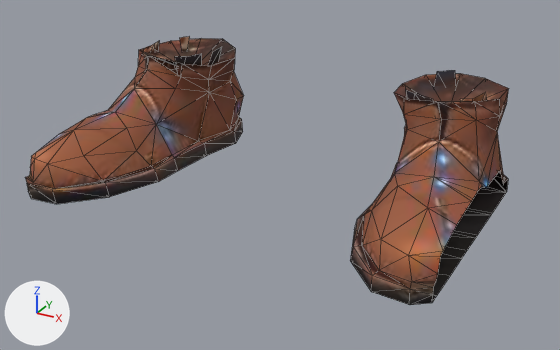
An edit to the glTF model public/models/outfits/wisp_slippers.glb, drawn before and after from the same camera.
Camera for both pictures: a 50 mm camera at (0.324, -0.632, 0.302) aimed at (0.014, -0.068, 0.02). The lights are fixed; the arrows at lower left show +X, +Y and +Z. The first picture is the older version. Mesh edges are drawn as thin lines. Where no turn or scale is listed for an object, it has been applied to the vertices. Vertices at exactly the same position are counted once.

The first picture shows 'storm_boots'.
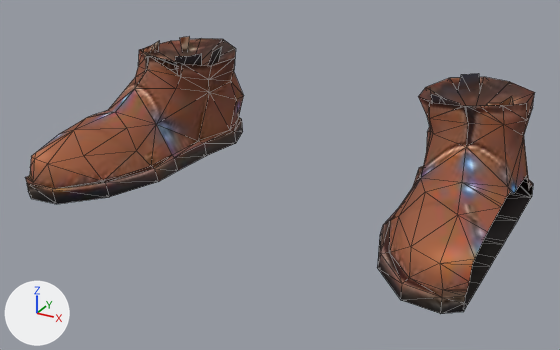
The newer file is also turned or shifted as a whole; pictures and numbers use the older file's frame.

Patch to the scene script:
```diff
--- a/public/models/outfits/wisp_slippers.glb.py
+++ b/public/models/outfits/wisp_slippers.glb.py
@@ me_storm_boots @@
 # used by ob_storm_boots; location = (0.0, 0.0, 0.0)
-me_storm_boots.from_pydata(...)  # 262 vertices, 401 faces; spans x -0.194..0.194, y -0.184..0.077, z 0.0..0.103
+me_storm_boots.from_pydata(...)  # 262 vertices, 401 faces; spans x -0.194..0.217, y -0.184..0.077, z 0.0..0.103
+# me_storm_boots part 1: the loose piece of 113 vertices spanning x 0.091..0.194, y -0.184..0.077, z 0.0..0.103 is moved by (0.023, 0.0, 0.0)
+# me_storm_boots part 2: the loose piece of 18 vertices spanning x 0.106..0.18, y -0.041..0.053, z 0.066..0.103 is moved by (0.022, 0.0, 0.0)
 me_storm_boots.materials.append(mat_garment)
```

What differs and where, as boxes (x1, y1, x2, y2) in the pictures (560 x 350 px; the box of a moved part takes in the faces that stretch with it):
'storm_boots', reshaped
    before: (25, 36, 509, 305)
    after: (25, 37, 535, 314)
part 1 of me_storm_boots, moved or reshaped
    before: (350, 74, 509, 305)
    after: (377, 77, 535, 314)
part 2 of me_storm_boots, moved or reshaped
    before: (406, 70, 487, 102)
    after: (430, 73, 514, 106)
